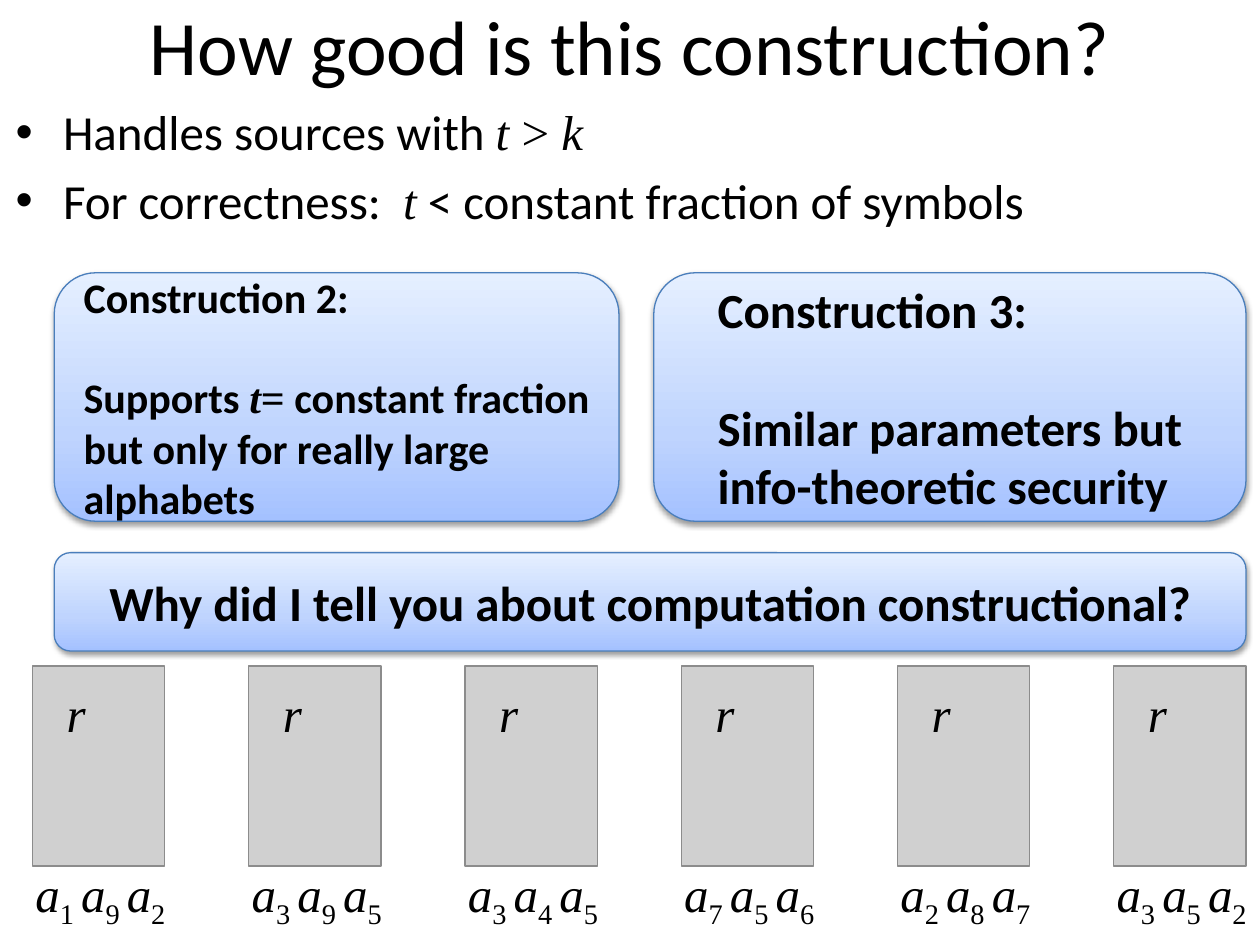
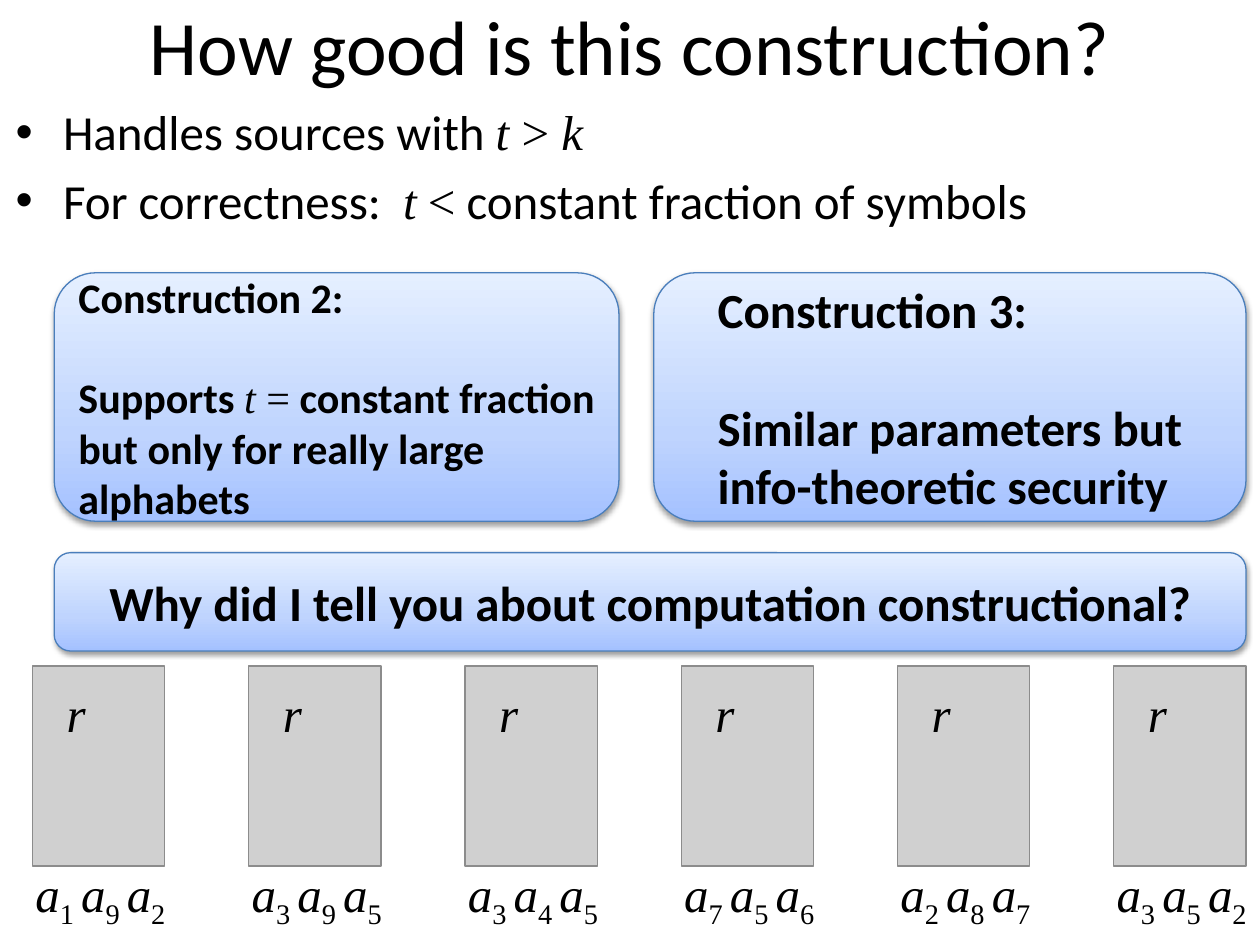
Before and after one commit to xianruimeng/comp-fuzzy-ext, a slide deck: slide 51 of Haifa-KeyDerivation.pptx. Drawn at 1260x945 pixels with LibreOffice and Linux fonts; fonts in the diff are those of the drawing; grey boxes stand for pictures. Boxes give left, top, right and bottom in pixels: in the first picture for what was removed or moved away, otherwise in the second. Text is boxed around its words. In the diff, an @@ line names an element or a change of style, - is before the commit and + after.

```diff
--- a/Haifa-KeyDerivation.pptx
+++ b/Haifa-KeyDerivation.pptx
@@ text at <box>63,185,1027,227</box>: font Calibri to Times New Roman in "<" @@
@@ text in rounded rectangle at <box>78,383,594,525</box>: spaces changed @@
-Supports t= constant fraction but only for really large alphabets
+Supports t = constant fraction but only for really large alphabets
```
Also in this commit, not shown: 9 other slides changed, 1 slide added.
